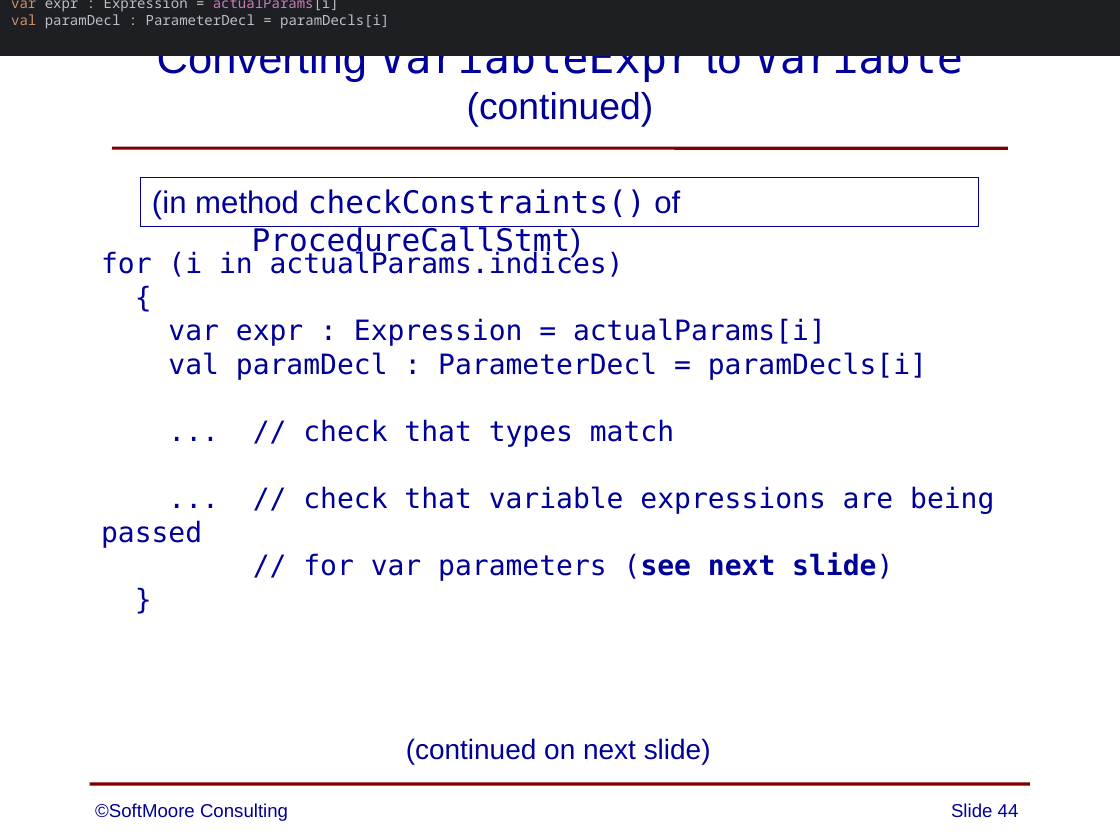
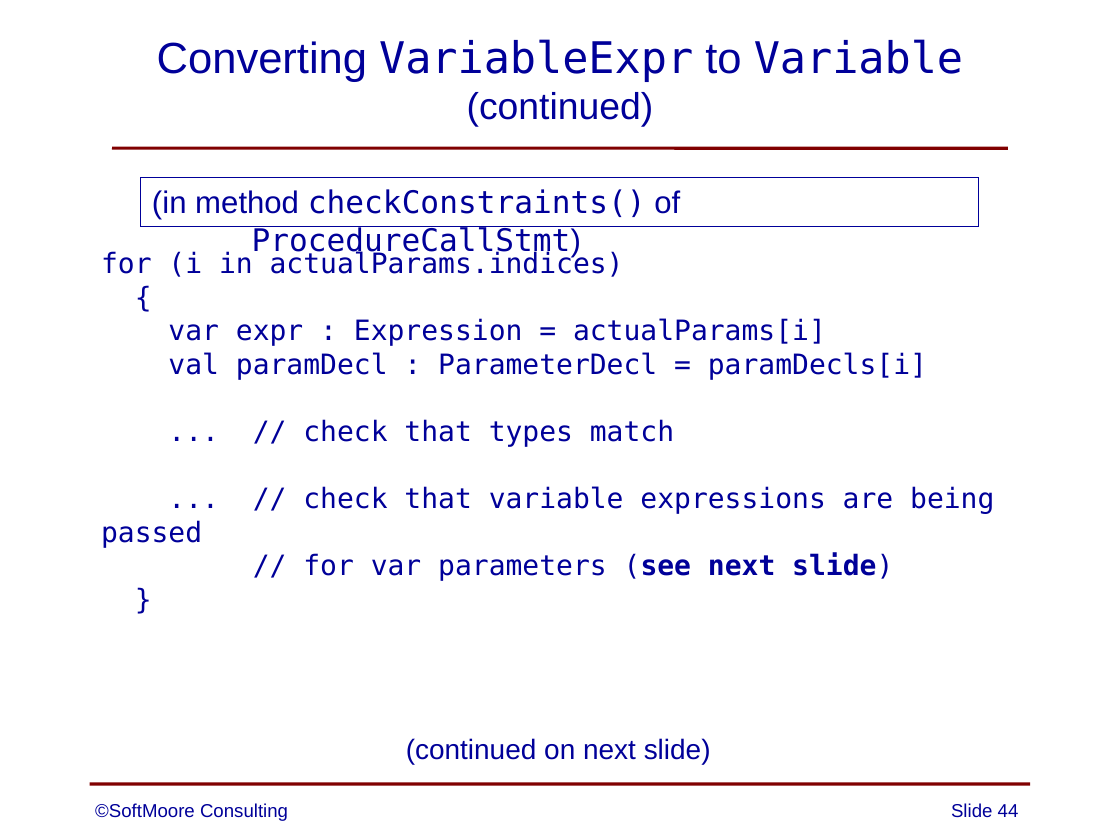
Before and after one commit to SoftMoore/CPRL-Kt-3rd, a slide deck: slide 44 of PowerPoints/13 - Subprograms.pptx. Drawn at 1120x840 pixels with LibreOffice and Linux fonts; fonts in the diff are those of the drawing. Boxes give left, top, right and bottom in pixels: in the first picture for what was removed or moved away, otherwise in the second. Text is boxed around its words. In the diff, an @@ line names an element or a change of style, - is before the commit and + after.

Commit message:
updates to a few slides

```diff
--- a/PowerPoints/13 - Subprograms.pptx
+++ b/PowerPoints/13 - Subprograms.pptx
@@ rectangle removed at [0, 0, 1120, 56] @@
-var expr : Expression = actualParams[i]
-val paramDecl : ParameterDecl = paramDecls[i]
```
Also in this commit, not shown: 1 other slide changed, 2 other files.
